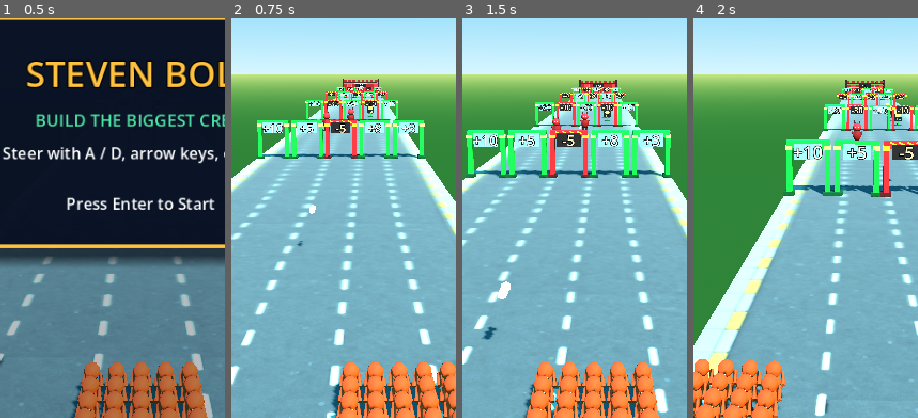
Above: before the commit, frames 1-4 (left to right).
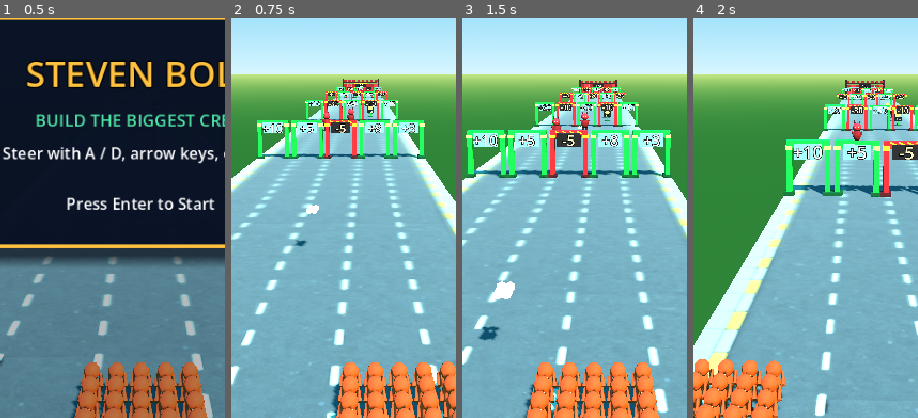
Above: after the commit, the same moments.

Repository: hobsojam/steven-bolt
Game: Godot game, scene res://scenes/main.tscn
Two runs of this game, one before a commit and one after it. Both use one fixed random seed, a clock stepped at 60 frames per second and the inputs below.
Inputs (mouse positions are % of the whole screen's width and height, from its top left):
- Up to frame 1 (0.5 s): no input
- Up to frame 2 (0.75 s): tap Enter (ui_accept) at 0.5 s; move the mouse to (45, 70) at 0.52 s; hold Right (lane_right) from 0.53 s (still down); click (45, 70) at 0.67 s
- Up to frame 3 (1.5 s): tap Enter (ui_accept) at 0.77 s; release Right (lane_right) at 1.25 s; drag from (80, 65) to (45, 70) at 1.27 s
- Up to frame 4 (2 s): no input
The pictures show only the part of the screen within x 19-69%, y 36-86%; the shares and areas given below are measured in that part.

Frame 1 is identical in both runs. In frame 2, 0.1% of the frame differs, in the area x 28-40%, y 46-57%; in frame 3, 0.3%, in the area x 7-54%, y 27-81%; in frame 4, less than 0.1%.

Commit message:
Scale the number of shots fired with crowd size, not just damage
Matches the reference screenshot's look (a growing crowd fires more
simultaneous arrows, not one arrow that quietly hits harder). Crowd
size previously only scaled the damage of a single bullet fired every
FIRE_INTERVAL; now it scales how many bullets fire in that same
volley, each dealing a flat 1 damage, fired with a small lateral
spread so a big volley visibly fans out instead of stacking on one
point.

combat_rules.gd: renamed shot_damage() -> shots_per_volley() since it
now returns a bullet count, not a damage amount (BASE_SHOT_DAMAGE ->
MIN_SHOTS_PER_VOLLEY, CROWD_DAMAGE_DIVISOR -> CROWD_SHOTS_DIVISOR, same
values, same growth curve - only the interpretation of the output
changed). Added MAX_SHOTS_PER_VOLLEY to cap volley size at extreme
crowd counts, and a shared shot_offset() helper for the lateral
spread, used by both combat runtimes.

enemy_wave_runtime.gd's try_fire() and rival_crowd_runtime.gd's
apply_shot_damage() both now loop and spawn one bullet per shot
instead of one bullet carrying the whole volley's damage.
apply_shot_damage() clamps the bullets it spawns to the damage
actually applied (not the full requested volley), so it doesn't show
bullets flying at an already-dead horde. Also fixed resolve_hits() to
drop a bullet outright once its target has died to another bullet in
the same volley, instead of letting it fly forever with nothing left
to resolve against - a pre-existing edge case the old single-bullet
volleys could never actually trigger, but multi-bullet volleys make
routine.

enemy_wave_visual.gd and rival_crowd_visual.gd both apply each
bullet's lateral offset when placing it.

Verified with a real (non-headless) --write-movie capture at default
game settings: a crowd of 65 fires a visibly spread 4-bullet volley
at the horde, matching shots_per_volley(65) = 1 + 65/20 = 4.

Diff:
--- a/scripts/combat_rules.gd
+++ b/scripts/combat_rules.gd
@@ -1,11 +1,19 @@
 extends RefCounted
 
 const FIRE_INTERVAL := 0.35
-const BASE_SHOT_DAMAGE := 1
-const CROWD_DAMAGE_DIVISOR := 20
+const MIN_SHOTS_PER_VOLLEY := 1
+const CROWD_SHOTS_DIVISOR := 20
+const MAX_SHOTS_PER_VOLLEY := 30
+const PER_SHOT_DAMAGE := 1
+const SHOT_LATERAL_SPACING := 0.12
 const ENEMY_BREACH_COST := 10
 const BULLET_SPEED := 30.0
 
 
-static func shot_damage(crowd_count: int) -> int:
-	return BASE_SHOT_DAMAGE + int(crowd_count / CROWD_DAMAGE_DIVISOR)
+static func shots_per_volley(crowd_count: int) -> int:
+	var shots: int = MIN_SHOTS_PER_VOLLEY + int(crowd_count / CROWD_SHOTS_DIVISOR)
+	return mini(shots, MAX_SHOTS_PER_VOLLEY)
+
+
+static func shot_offset(index: int, shot_count: int) -> float:
+	return (index - (shot_count - 1) / 2.0) * SHOT_LATERAL_SPACING
--- a/scripts/enemy_wave_runtime.gd
+++ b/scripts/enemy_wave_runtime.gd
@@ -52,13 +52,21 @@
 	return false
 
 
-func try_fire(crowd_lane: int, crowd_distance: float, damage: int, delta: float) -> void:
+func try_fire(crowd_lane: int, crowd_distance: float, shots: int, delta: float) -> void:
 	_fire_cooldown -= delta
 	if _fire_cooldown > 0.0:
 		return
 	if nearest_enemy_index_in_lane(crowd_lane) == -1:
 		return
-	bullets.append({"lane": crowd_lane, "distance": crowd_distance, "damage": damage})
+	for i in shots:
+		bullets.append(
+			{
+				"lane": crowd_lane,
+				"distance": crowd_distance,
+				"damage": CombatRules.PER_SHOT_DAMAGE,
+				"offset": CombatRules.shot_offset(i, shots),
+			}
+		)
 	_fire_cooldown = CombatRules.FIRE_INTERVAL
 
 
@@ -72,7 +80,12 @@
 	var remaining_bullets: Array[Dictionary] = []
 	for bullet in bullets:
 		var target_index: int = nearest_enemy_index_in_lane(bullet["lane"])
-		if target_index != -1 and bullet["distance"] >= enemies[target_index]["distance"]:
+		if target_index == -1:
+			# Its target died to another bullet in the same volley - drop it
+			# rather than letting it fly forever with nothing left to resolve
+			# against.
+			continue
+		if bullet["distance"] >= enemies[target_index]["distance"]:
 			if apply_hit(target_index, bullet["damage"]):
 				killed.append(target_index)
 		else:
--- a/scripts/enemy_wave_visual.gd
+++ b/scripts/enemy_wave_visual.gd
@@ -39,5 +39,7 @@
 
 func _spawn_bullet_visual(bullet: Dictionary) -> Node3D:
 	var model := BulletModel.instantiate() as Node3D
-	model.position = Vector3(RunRules.lane_x(bullet["lane"]), 1.0, -bullet["distance"])
+	model.position = Vector3(
+		RunRules.lane_x(bullet["lane"]) + bullet["offset"], 1.0, -bullet["distance"]
+	)
 	return model
--- a/scripts/rival_crowd_runtime.gd
+++ b/scripts/rival_crowd_runtime.gd
@@ -56,16 +56,19 @@
 	return loss
 
 
-func apply_shot_damage(delta: float, damage: int, crowd_distance: float) -> int:
+func apply_shot_damage(delta: float, shots: int, crowd_distance: float) -> int:
 	if is_defeated():
 		return 0
 	_fire_cooldown -= delta
 	if _fire_cooldown > 0.0:
 		return 0
 	_fire_cooldown = CombatRules.FIRE_INTERVAL
-	var applied: int = mini(damage, rival_count)
+	var applied: int = mini(shots, rival_count)
 	rival_count -= applied
-	bullets.append({"distance": crowd_distance})
+	# Only as many bullets as damage actually applied - a volley bigger than
+	# what's left to kill would otherwise show bullets flying at nothing.
+	for i in applied:
+		bullets.append({"distance": crowd_distance, "offset": CombatRules.shot_offset(i, applied)})
 	return applied
 
 
--- a/scripts/rival_crowd_visual.gd
+++ b/scripts/rival_crowd_visual.gd
@@ -64,7 +64,7 @@
 		# (see run_controller.gd's spawn code), so a child's local z needs
 		# the parent's own offset subtracted back out to land at the
 		# intended world position instead of stacking on top of it.
-		model.position = Vector3(0.0, 1.0, -bullet["distance"] - position.z)
+		model.position = Vector3(bullet["offset"], 1.0, -bullet["distance"] - position.z)
 		_bullet_container.add_child(model)
 
 
--- a/scripts/run_controller.gd
+++ b/scripts/run_controller.gd
@@ -104,8 +104,8 @@
 
 
 func _update_combat(delta: float) -> void:
-	var damage: int = CombatRules.shot_damage(_crowd.crowd_count)
-	_active_wave.try_fire(_crowd.current_lane, distance_traveled, damage, delta)
+	var shots: int = CombatRules.shots_per_volley(_crowd.crowd_count)
+	_active_wave.try_fire(_crowd.current_lane, distance_traveled, shots, delta)
 	_active_wave.advance_bullets(delta)
 	_active_wave.resolve_hits()
 	var breach_cost: int = _active_wave.resolve_breaches(distance_traveled)
@@ -149,8 +149,8 @@
 		# Approaching but not yet in contact: shoot it down. A clean kill
 		# here costs the player nothing, same reward as clearing an
 		# enemy_wave before it breaches.
-		var damage: int = CombatRules.shot_damage(_crowd.crowd_count)
-		_active_horde.apply_shot_damage(delta, damage, distance_traveled)
+		var shots: int = CombatRules.shots_per_volley(_crowd.crowd_count)
+		_active_horde.apply_shot_damage(delta, shots, distance_traveled)
 		_active_horde.advance_bullets(delta, _active_horde_engage_distance)
 		if _active_horde.is_defeated():
 			_active_horde_visual.queue_free()
--- a/tests/run_tests.gd
+++ b/tests/run_tests.gd
@@ -37,10 +37,13 @@
 	_test_entries_are_sorted_by_distance()
 	_test_entries_contain_a_partial_enemy_wave()
 	_test_entries_contain_a_horde_before_finish()
-	_test_shot_damage_scales_with_crowd_count()
+	_test_shots_per_volley_scales_with_crowd_count()
+	_test_shots_per_volley_caps_at_max()
+	_test_shot_offset_centers_the_volley()
 	_test_nearest_enemy_index_in_lane_picks_closest()
 	_test_apply_hit_kills_at_zero_hp()
 	_test_try_fire_and_resolve_hits_kills_enemy()
+	_test_resolve_hits_drops_bullets_with_no_live_target()
 	_test_resolve_breaches_costs_only_alive_crossed_enemies()
 	_test_rival_crowd_many_small_ticks_accumulate_nonzero_loss()
 	_test_rival_crowd_tick_never_exceeds_smaller_count()
@@ -50,7 +53,8 @@
 	_test_build_multimesh_transforms_matches_crowd_layout_count()
 	_test_apply_shot_damage_reduces_and_clamps_at_zero()
 	_test_apply_shot_damage_is_cooldown_gated()
-	_test_apply_shot_damage_spawns_a_bullet_only_when_it_fires()
+	_test_apply_shot_damage_spawns_one_bullet_per_shot()
+	_test_apply_shot_damage_spawns_only_as_many_bullets_as_damage_applied()
 	_test_advance_bullets_moves_and_despawns_at_target()
 	_test_apply_shot_damage_then_tick_carries_count_across_phases()
 
@@ -276,12 +280,27 @@
 	)
 
 
-func _test_shot_damage_scales_with_crowd_count() -> void:
-	_assert_eq(CombatRules.shot_damage(0), 1, "shot damage has a floor of 1 with no crowd")
-	_assert_true(
-		CombatRules.shot_damage(200) > CombatRules.shot_damage(20),
-		"shot damage increases as crowd count grows"
-	)
+func _test_shots_per_volley_scales_with_crowd_count() -> void:
+	_assert_eq(CombatRules.shots_per_volley(0), 1, "shot count has a floor of 1 with no crowd")
+	_assert_true(
+		CombatRules.shots_per_volley(200) > CombatRules.shots_per_volley(20),
+		"shot count increases as crowd count grows"
+	)
+
+
+func _test_shots_per_volley_caps_at_max() -> void:
+	_assert_eq(
+		CombatRules.shots_per_volley(1000000),
+		CombatRules.MAX_SHOTS_PER_VOLLEY,
+		"shot count per volley is capped for sanity at extreme crowd sizes"
+	)
+
+
+func _test_shot_offset_centers_the_volley() -> void:
+	_assert_eq(CombatRules.shot_offset(0, 1), 0.0, "a single shot has no lateral offset")
+	_assert_true(CombatRules.shot_offset(0, 3) < 0.0, "the first of three shots is offset left")
+	_assert_true(CombatRules.shot_offset(2, 3) > 0.0, "the last of three shots is offset right")
+	_assert_eq(CombatRules.shot_offset(1, 3), 0.0, "the middle of three shots is centered")
 
 
 func _test_nearest_enemy_index_in_lane_picks_closest() -> void:
@@ -312,6 +331,22 @@
 	var killed: Array[int] = runtime.resolve_hits()
 	_assert_eq(killed, [0], "a bullet that reaches the enemy's distance kills it")
 	_assert_true(runtime.is_cleared(), "the wave is cleared once its only enemy is killed")
+
+
+func _test_resolve_hits_drops_bullets_with_no_live_target() -> void:
+	var runtime := EnemyWaveRuntime.new([{"lane": 0, "distance": 10.0, "hp": 1}])
+	runtime.try_fire(0, 0.0, 3, 1.0)
+	_assert_eq(runtime.bullets.size(), 3, "a volley of 3 shots fires 3 bullets")
+	_assert_true(
+		runtime.bullets[0]["offset"] != runtime.bullets[2]["offset"],
+		"bullets in a volley are laterally spread apart"
+	)
+	runtime.advance_bullets(1.0)
+	var killed: Array[int] = runtime.resolve_hits()
+	_assert_eq(killed, [0], "the enemy dies exactly once despite the overkill volley")
+	_assert_eq(
+		runtime.bullets.size(), 0, "leftover bullets with no live target are dropped, not kept forever"
+	)
 
 
 func _test_resolve_breaches_costs_only_alive_crossed_enemies() -> void:
@@ -410,20 +445,31 @@
 	_assert_eq(second, 0, "a second shot before FIRE_INTERVAL has passed applies nothing")
 
 
-func _test_apply_shot_damage_spawns_a_bullet_only_when_it_fires() -> void:
+func _test_apply_shot_damage_spawns_one_bullet_per_shot() -> void:
 	var runtime := RivalCrowdRuntime.new(100)
-	runtime.apply_shot_damage(0.0, 10, 42.0)
-	_assert_eq(runtime.bullets.size(), 1, "a fired shot spawns exactly one bullet")
-	_assert_eq(
-		runtime.bullets[0]["distance"], 42.0, "the bullet starts at the crowd's current distance"
-	)
-	runtime.apply_shot_damage(0.01, 10, 43.0)
-	_assert_eq(runtime.bullets.size(), 1, "a shot still on cooldown does not spawn another bullet")
+	runtime.apply_shot_damage(0.0, 3, 42.0)
+	_assert_eq(runtime.bullets.size(), 3, "a fired volley spawns one bullet per shot")
+	for bullet in runtime.bullets:
+		_assert_eq(
+			bullet["distance"], 42.0, "each bullet starts at the crowd's current distance"
+		)
+	runtime.apply_shot_damage(0.01, 3, 43.0)
+	_assert_eq(runtime.bullets.size(), 3, "a shot still on cooldown does not spawn more bullets")
+
+
+func _test_apply_shot_damage_spawns_only_as_many_bullets_as_damage_applied() -> void:
+	var runtime := RivalCrowdRuntime.new(4)
+	runtime.apply_shot_damage(0.0, 10, 0.0)
+	_assert_eq(
+		runtime.bullets.size(),
+		4,
+		"bullet count is clamped to the damage actually applied, not the full volley"
+	)
 
 
 func _test_advance_bullets_moves_and_despawns_at_target() -> void:
 	var runtime := RivalCrowdRuntime.new(100)
-	runtime.apply_shot_damage(0.0, 10, 0.0)
+	runtime.apply_shot_damage(0.0, 1, 0.0)
 	runtime.advance_bullets(1.0, 1000.0)
 	_assert_eq(
 		runtime.bullets[0]["distance"],
